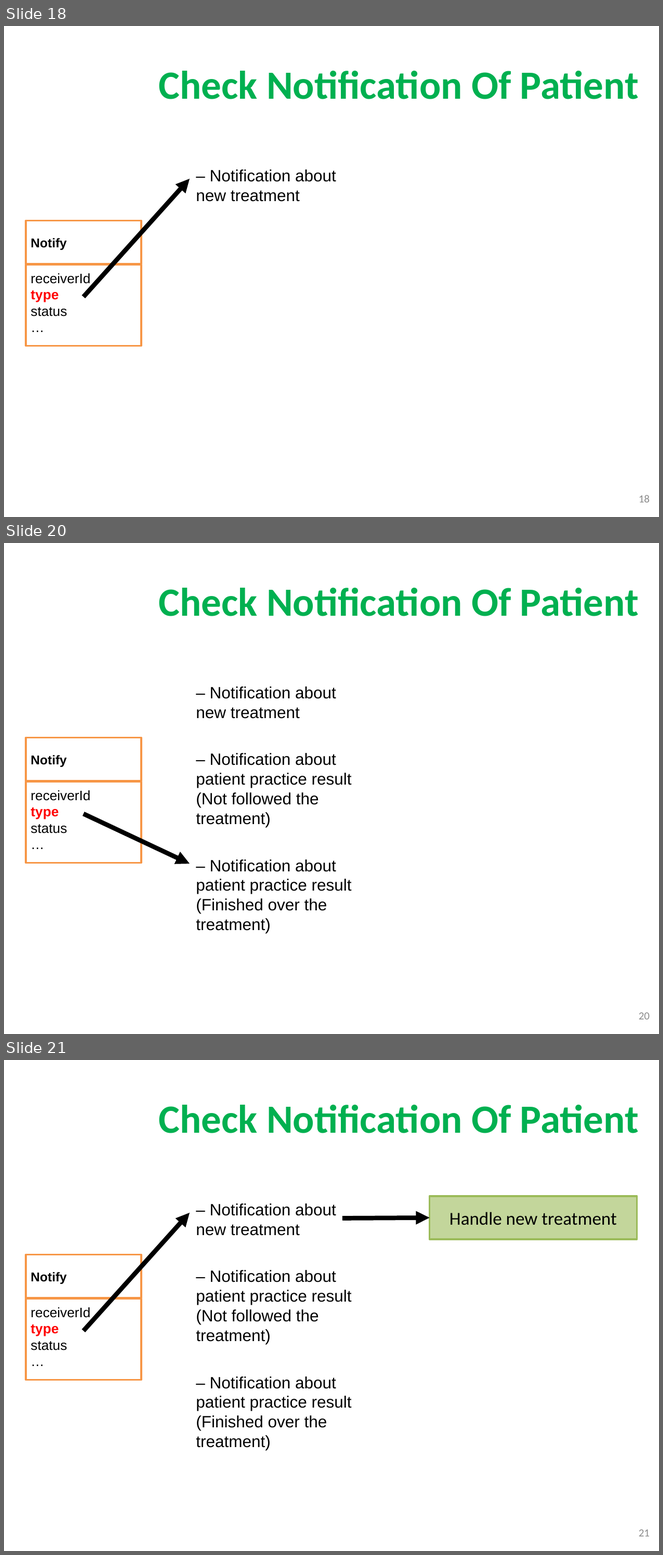
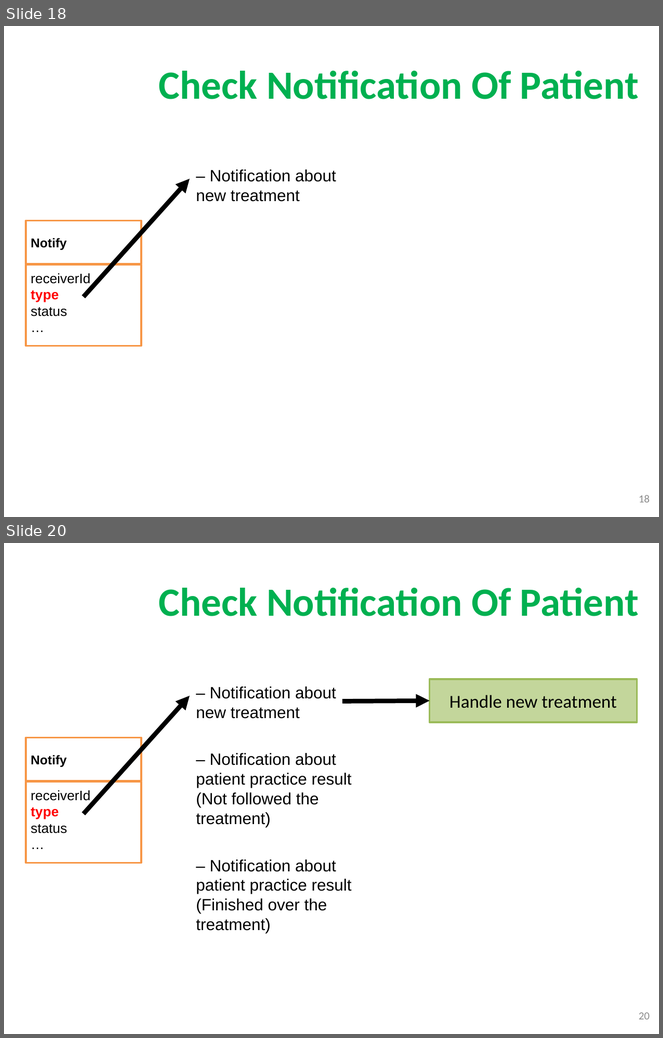
Before and after one commit to quantdse60878/HSTS, a slide deck: docs/Temperature Presentation/Khuong/khuong3.pptx. Shown one above the other, each under a label of ours: slides 18, 20 and 21 before the commit, slides 18 and 20 after it; the slides between them are not shown. The pictures are 663x1555 and 663x1038 pixels, drawn with LibreOffice and Linux fonts; fonts in the diff are those of the drawing; background and template pictures are left out. Boxes give left, top, right and bottom in pixels: in the first picture for what was removed or moved away, otherwise in the second. Text is boxed around its words. In the diff, an @@ line names an element or a change of style, - is before the commit and + after.

```diff
--- a/docs/Temperature Presentation/Khuong/khuong3.pptx
+++ b/docs/Temperature Presentation/Khuong/khuong3.pptx
@@ slide 20 removed at box(4, 543, 659, 1034), background picture (left out) @@
@@ text removed at box(159, 588, 639, 616) @@
-Check Notification Of Patient
@@ text removed at box(196, 687, 336, 719) @@
-– Notification about new treatment
@@ rectangle removed at box(26, 737, 141, 782) @@
-Notify
@@ text removed at box(196, 753, 352, 827) @@
-– Notification about patient practice result (Not followed the treatment)
@@ rectangle removed at box(26, 782, 141, 863) @@
-receiverId
-type
-status
-…
@@ arrow removed from (83, 814) to (190, 864) @@
@@ text removed at box(196, 860, 352, 934) @@
-– Notification about patient practice result (Finished over the treatment)
@@ page number removed at box(639, 1013, 650, 1020) @@
-20
@@ what was slide 21 is now slide 20 @@
@@ page number at box(639, 1013, 650, 1020): text changed @@
-21
+20
```
Also in this commit, not shown: 9 slides changed.
